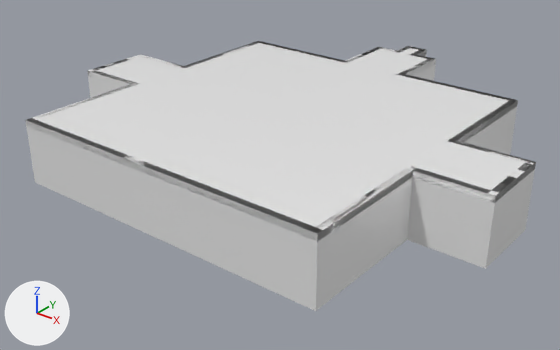
Two versions of the FBX model Assets/Theo/Assets/Room_3.fbx, one commit apart.
The view is the same before and after, from a 50 mm camera at (67.6, -84.4, 51.6) aimed at (-1.5, 1.9, -2.0). Every picture has the same lights, and +X, +Y and +Z are marked at lower left. Where no turn or scale is listed for an object, it has been applied to the vertices.

In view in the first picture: 'Roof', 'Room_Platform'.
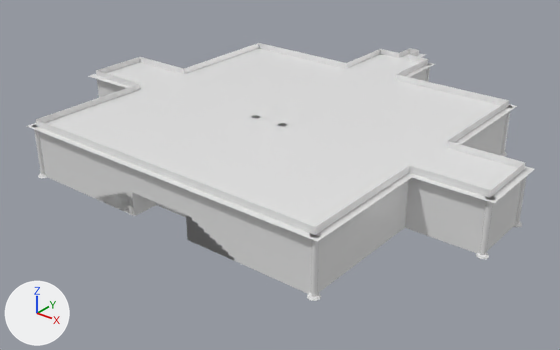
Where the change shows, as pixel boxes [x1, y1, x2, y2] in the pictures (560 x 350 px):
'Roof', reshaped
    before: [26, 41, 536, 241]
    after: [27, 48, 534, 242]
'Room_Platform', reshaped (7% shorter)
    before: [25, 42, 536, 311]
    after: [36, 43, 525, 294]
part 1 of me_mesh, deleted
    before: [25, 42, 536, 311]
part 2 of me_mesh_001, deleted
    before: [26, 41, 536, 241]

The change in detail:
me_mesh_001 is used by ob_roof; location (0.0, 40.8, 10.0).
me_mesh_001 had 330 vertices, 328 faces and spanned x -37.0..37.0, y -66.8..0.0, z -1.0..0.0.
me_mesh_001 now has 165 vertices, 136 faces and spans x -37.0..37.0, y -66.8..0.0, z -1.0.
Part 2, on me_mesh_001:
165 vertices are removed from x -37.0..37.0, y -66.8..0.0, z 0.0.
192 faces are deleted.
me_mesh is used by ob_room_platform; location (0.0, 0.0, 0.0).
me_mesh had 738 vertices, 736 faces and spanned x -37.0..37.0, y -26.0..40.8, z 0.0..10.0.
me_mesh now has 334 vertices, 302 faces and spans x -36.0..36.0, y -25.0..39.8, z 1.0..10.0.
me_mesh part 1: 404 vertices removed from x -37.0..37.0, y -26.0..40.8, z 0.0..10.0.
